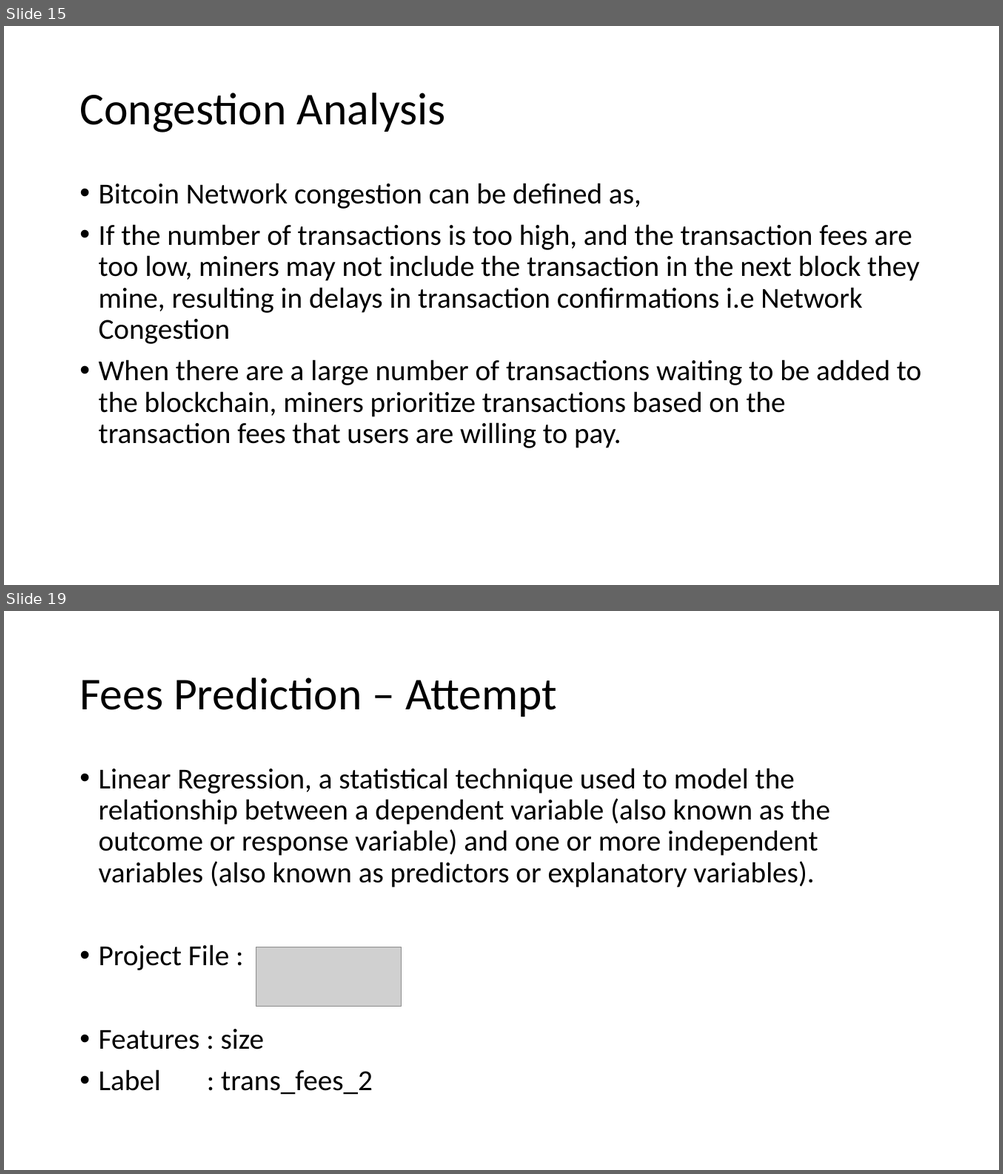
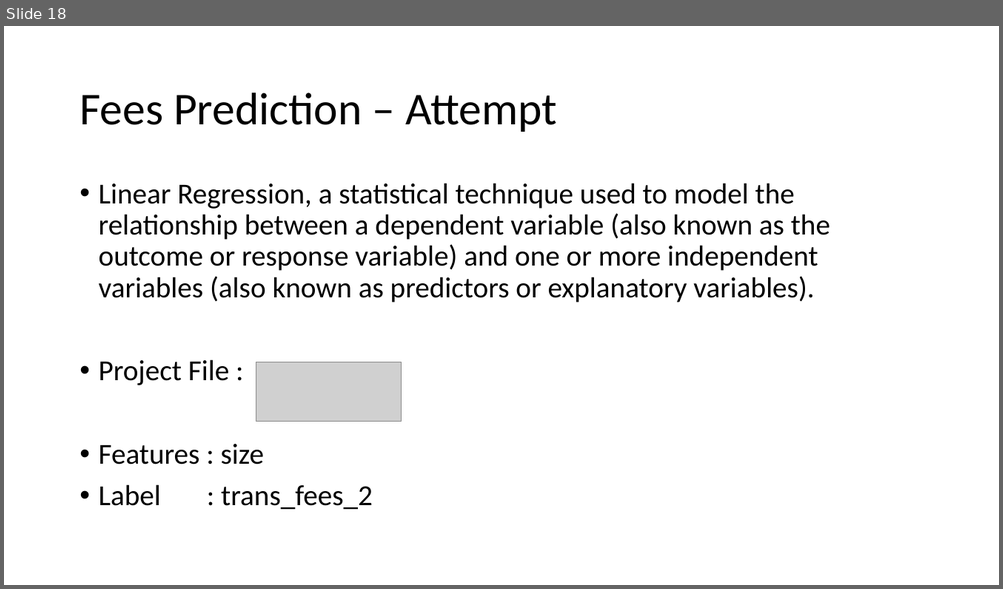
Before and after one commit to tejs13/Spark-Streaming-BTC, a slide deck: assets/CPSC 531 Final Presentation Real Time Analysis Of BTC Network Congestion.pptx. Shown one above the other, each under a label of ours: slides 15 and 19 before the commit, slide 18 after it; the slides between them are not shown. The pictures are 1003x1174 and 1003x589 pixels, drawn with LibreOffice and Linux fonts; fonts in the diff are those of the drawing; grey boxes stand for pictures. Boxes give left, top, right and bottom in pixels: in the first picture for what was removed or moved away, otherwise in the second. Text is boxed around its words. In the diff, an @@ line names an element or a change of style, - is before the commit and + after.

```diff
--- a/assets/CPSC 531 Final Presentation Real Time Analysis Of BTC Network Congestion.pptx
+++ b/assets/CPSC 531 Final Presentation Real Time Analysis Of BTC Network Congestion.pptx
@@ slide 15 removed at [4,26,999,585], background #FFFFFF @@
@@ title removed at [79,93,446,133] @@
-Congestion Analysis
@@ text removed at [99,183,921,449] @@
-• Bitcoin Network congestion can be defined as,
-• If the number of transactions is too high, and the transaction fees are too low, miners may not include the transaction in the next block they mine, resulting in delays in transaction confirmations i.e Network Congestion
-• When there are a large number of transactions waiting to be added to the blockchain, miners prioritize transactions based on the transaction fees that users are willing to pay.
@@ what was slide 19 is now slide 18 @@
```
Also in this commit, not shown: 6 slides changed, 4 other files.
